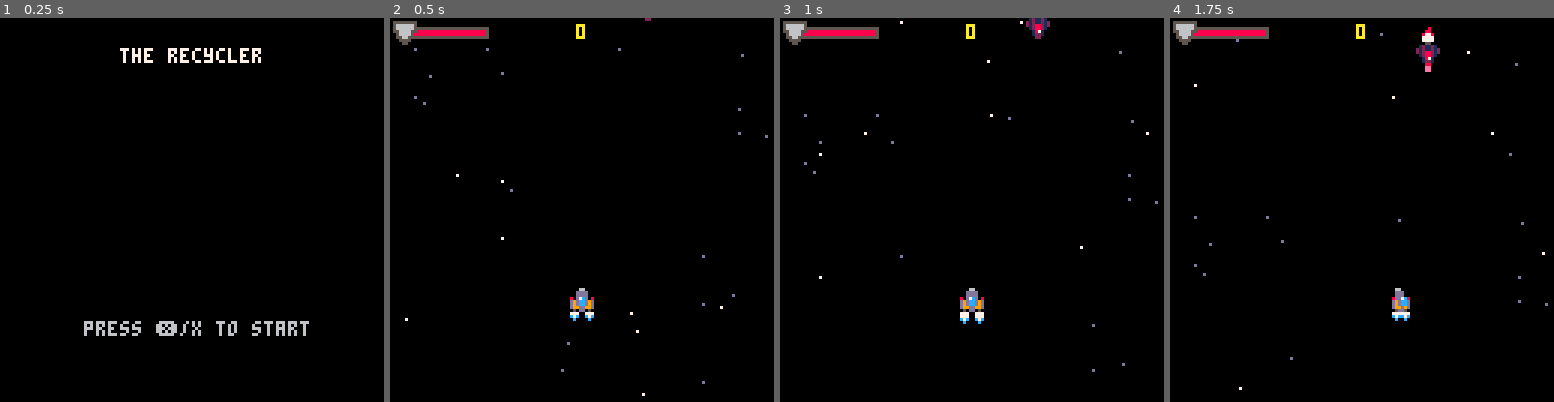
Above: before the commit, frames 1-4 (left to right).
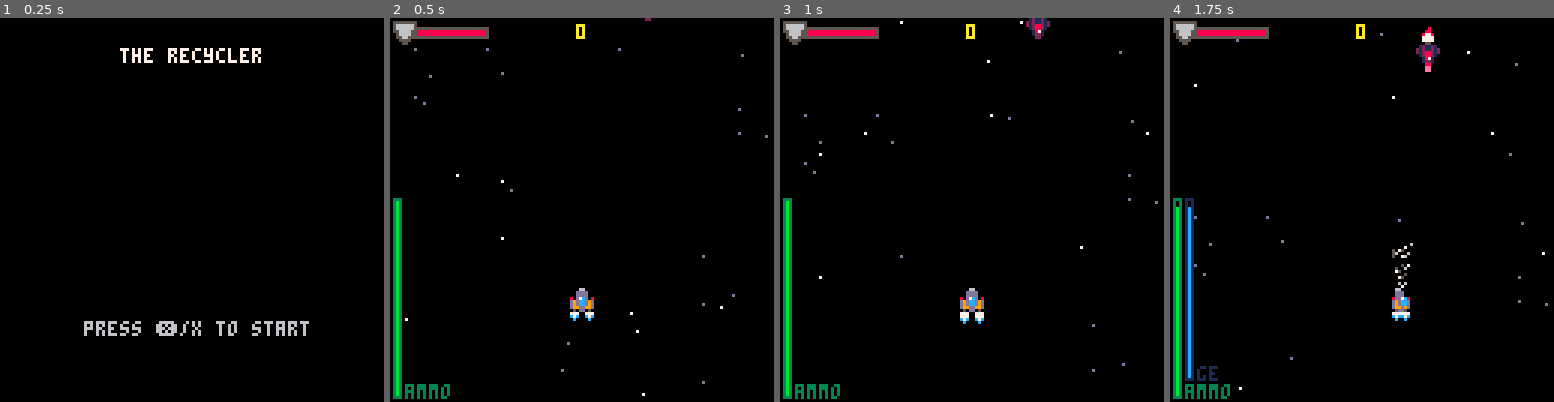
Above: after the commit, the same moments.

Repository: Sreaz0ne/the-recycler-p8
Game: PICO-8 cartridge the_recycler.p8
Same seed, same stepped clock (60 frames per second), same inputs: the game is played once before the commit and once after it.
Inputs:
- Up to frame 1 (0.25 s): no input
- Up to frame 2 (0.5 s): tap X (X key) at 0.33 s
- Up to frame 3 (1 s): tap O (Z key) at 0.7 s
- Up to frame 4 (1.75 s): tap X (X key) at 1.07 s; hold Right from 1.6 s (still down); tap O (Z key) at 1.7 s

Frame 1 is identical in both runs. In frame 2, 1.5% of the frame differs, in the area x 0-16%, y 3-100%; in frame 3, 1.5%; in frame 4, 2.9%, in the area x 0-64%, y 3-100%.

Commit message:
Add vacuum cleaner skill to the player

Diff:
--- a/the_recycler.p8
+++ b/the_recycler.p8
@@ -96,6 +96,7 @@
 	state=1
 	expls={}
 	timetogo=0
+	init_vacumm_part()
 end
 
 function updt_game()
@@ -105,6 +106,7 @@
 	updt_expls()
 	updt_enemies()
 	updt_plyr()
+	updt_vcm()
 	updt_bullets()
 
 
@@ -143,6 +145,8 @@
 	end
 	--ship
 	drw_plyr()
+	--vacuum cleaner
+	drw_vcm()
 	--bullets
 	for b in all(bullets) do
 		spr(b.sprt,b.x,b.y)
@@ -226,6 +230,8 @@
 --player
 
 function init_plyr()
+	isshting=0
+	isvcm=0
 	plyr={
 		stype="p",
 		x=60,
@@ -236,8 +242,10 @@
 		box={x1=2,x2=5,y1=1,y2=6},
 		sprt=0,
 		flamespr=16,
-		timetoshoot=9,
-		invul=0
+		timetoshoot=11,
+		invul=0,
+		ammo=30,
+		ammomax=30
 	}
 end
 
@@ -280,11 +288,24 @@
 	end
 
 	if btn(❎)
-	and plyr.timetoshoot==0 then
+	and plyr.timetoshoot==0
+	and isvcm==0
+	and plyr.ammo>0 then
 		shoot(plyr)
 		plyr.timetoshoot=8
+		plyr.ammo-=1
 		isshting=1
 	end
+	if (btn(❎)==false) isshting=0
+
+	if btn(🅾️)
+	and isshting==0
+	and vcm.needfullcharg==0 then
+		isvcm=1
+	else
+		isvcm=0
+	end
+
 	--animate player flame
 	if (t%4==0) then
 		if (plyr.flamespr>=fsmax)
@@ -455,9 +476,19 @@
 			end
 		elseif b.btype=="e" then
 			if coll(b,plyr)
-			and plyr.hp>0 then
+			and plyr.hp>0
+			and plyr.invul<=0 then
 				del(bullets,b)
 				plyr_take_dmg(1)
+			end
+			if coll(b,vcm)
+			and isvcm==1 then
+				b.y+=vcm.vspeed
+				if (b.y+b.box.y2)>=(plyr.y-1) then
+					plyr.ammo+=5
+					if (plyr.ammo>plyr.ammomax) plyr.ammo=plyr.ammomax
+					del(bullets,b)
+				end
 			end
 		end
 
@@ -483,14 +514,47 @@
 	)
 	--hp bar
 	rect(8,3,32,6,5)
-	rectfill(
-		8,
-		4,
-		9+(plyr.hp*(31-9)/plyr.hpmax),
-		5,
-		8
-	)
+	if plyr.hp>0 then
+		rectfill(
+			9,
+			4,
+			9+(plyr.hp*22/plyr.hpmax),
+			5,
+			8
+		)
+	end
 	spr(50,1,1)
+	--ammo bar
+	rect(1,60,3,126,3)
+	if plyr.ammo>0 then
+		rectfill(
+			2,
+			61+(65-(plyr.ammo*65/plyr.ammomax)),
+			2,
+			125,
+			11
+		)
+	end
+	print("ammo",5,122,3)
+	--energy bar
+	if vcm.energy<vcm.gemax then
+		if vcm.needfullcharg==1 then
+			pal(1,8)
+			pal(12,9)
+		end
+		rect(5,60,7,120,1)
+		if vcm.energy>0 then
+			rectfill(
+				6,
+				61+(59-(vcm.energy*59/vcm.gemax)),
+				6,
+				119,
+				12
+			)
+		end
+		print("ge",9,116,1)
+		pal()
+	end
 end
 -->8
 --explosions
@@ -554,6 +618,84 @@
 	for e in all(expls) do
 		for p in all(e) do
 			circfill(p.x,p.y,p.sz,p.colr)
+		end
+	end
+end
+-->8
+--vacuum cleaner
+
+function init_vacumm_part()
+	vcm={
+		x=plyr.x,
+		y=nil,
+		box={x1=0,x2=7,y1=0,y2=14},
+		vspeed=0.6,
+		energy=nil,
+		gemax=40,
+		chargspeed=0.2,
+		dischargspeed=0.6,
+		needfullcharg=0
+	}
+	vcmpart={}
+	vcm.y=plyr.y-vcm.box.y2-1
+	vcm.energy=vcm.gemax
+	for i=1,25 do
+
+		local prt={
+			px=rnd(vcm.box.x2),
+			py=rnd(vcm.box.y2),
+			x=0,
+			y=0,
+			colr=flr(rnd(3))+5
+		}
+
+		add(vcmpart,prt)
+	end
+end
+
+function updt_vcm()
+	if (plyr.hp<=0) isvcm=0
+
+	if isvcm==0
+	and vcm.energy<vcm.gemax then
+		vcm.energy+=vcm.chargspeed
+		if vcm.energy>=vcm.gemax then
+		 vcm.energy=vcm.gemax
+		 vcm.needfullcharg=0
+		end
+	end
+
+	if isvcm==1 then
+		vcm.energy-=vcm.dischargspeed
+		vcm.x=plyr.x
+		vcm.y=plyr.y-vcm.box.y2-1
+		for v in all(vcmpart) do
+			v.py+=vcm.vspeed
+			v.y=plyr.y-vcm.box.y2-1+v.py
+			if v.px<3.3 then
+				v.px+=0.07
+			elseif v.px>3.7 then
+				v.px-=0.07
+			end
+			v.x=plyr.x+v.px
+			if (v.py>=vcm.box.y2) then
+				v.py=rnd(2)
+				v.px=rnd(vcm.box.x2)
+				v.colr=flr(rnd(3))+5
+			end
+		end
+
+		if vcm.energy<=0 then
+			vcm.energy=0
+			vcm.needfullcharg=1
+		end
+	end
+end
+
+function drw_vcm()
+	if isvcm==1 then
+		for v in all(vcmpart) do
+			pset(v.x,v.y,v.colr)
 		end
 	end
 end
